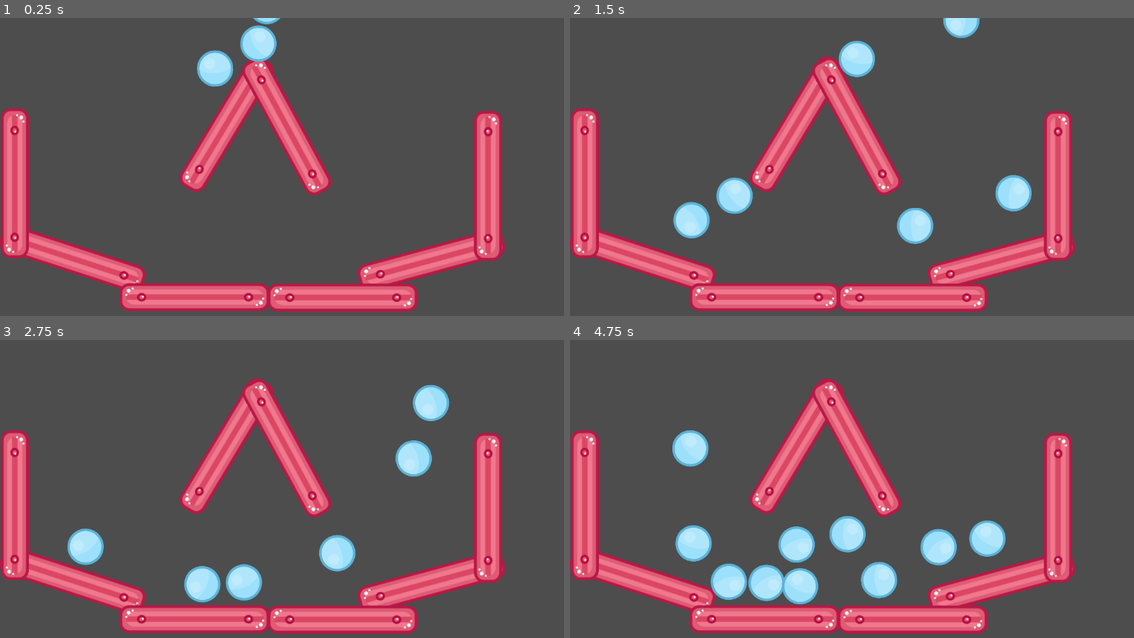
Above: before the commit, frames 1-4 (two rows, left to right).
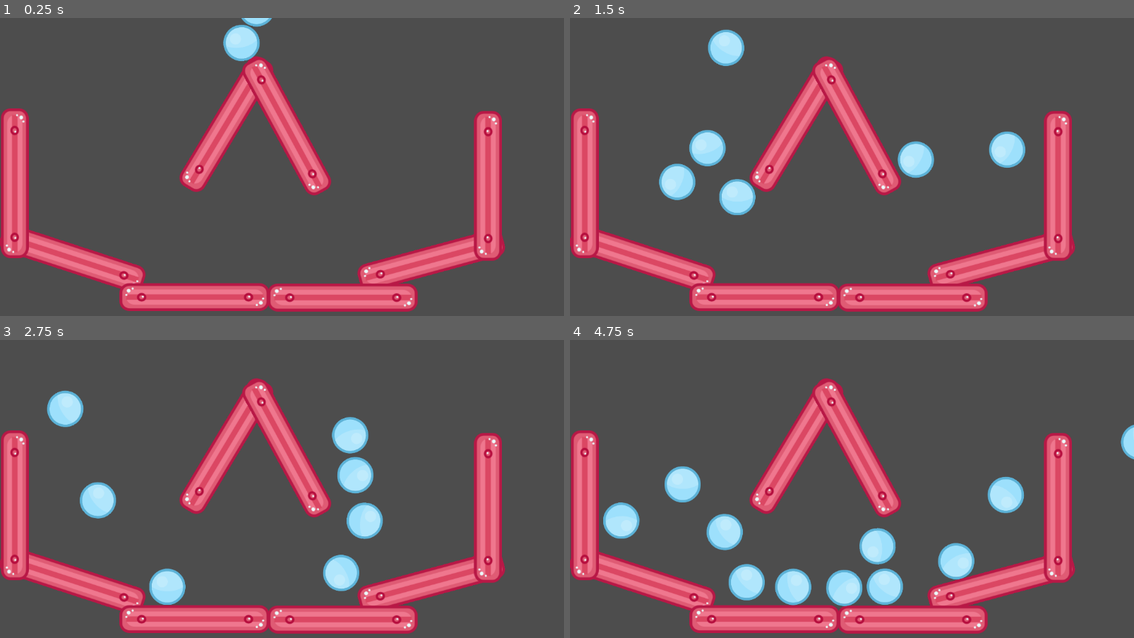
Above: after the commit, the same moments.

Repository: darthjimmy/godot_instancing_starter
Game: Godot game, scene res://Main.tscn
Same seed, same stepped clock (60 frames per second), same inputs: the game is played once before the commit and once after it.
Inputs (mouse positions are in pixels of both pictures, inside the frame that each line leads up to):
- Up to frame 1 (0.25 s): no input
- Up to frame 2 (1.5 s): move the mouse to (976, 161) at 0.52 s; press the mouse at (976, 161) at 0.53 s; move the mouse to (739, 193) at 1.27 s; release the mouse at (739, 193) at 1.28 s; click (739, 193) at 1.35 s
- Up to frame 3 (2.75 s): move the mouse to (338, 429) at 2.02 s; press the mouse at (338, 429) at 2.03 s
- Up to frame 4 (4.75 s): move the mouse to (823, 560) at 2.77 s; release the mouse at (823, 560) at 2.78 s; click (823, 560) at 2.85 s; move the mouse to (1021, 545) at 3.52 s; press the mouse at (1021, 545) at 3.53 s; move the mouse to (682, 450) at 4.27 s; release the mouse at (682, 450) at 4.28 s; click (682, 450) at 4.35 s

The runs differ from the first frame. In frame 1, 1.6% of the frame differs, in the area x 34-50%, y 0-24%; in frame 2, 6.3%; in frame 3, 7.9%; in frame 4, 10%, in the area x 5-100%, y 28-90%.

Commit message:
play with bounce settings

Diff:
--- a/Ball.tscn
+++ b/Ball.tscn
@@ -10,7 +10,6 @@
 
 [node name="Ball" type="RigidBody2D"]
 physics_material_override = SubResource("1")
-gravity_scale = 4.0
 
 [node name="Sprite2D" type="Sprite2D" parent="."]
 scale = Vector2(0.5, 0.5)
--- a/Main.tscn
+++ b/Main.tscn
@@ -27,10 +27,12 @@
 bounce = 0.5
 
 [sub_resource type="PhysicsMaterial" id="8"]
-bounce = 0.5
+bounce = 0.1
+absorbent = true
 
 [sub_resource type="PhysicsMaterial" id="9"]
-bounce = 0.5
+bounce = 0.1
+absorbent = true
 
 [node name="Main" type="Node"]
 script = ExtResource("1")
@@ -151,4 +153,4 @@
 
 [node name="Ball4" parent="." instance=ExtResource("2")]
 position = Vector2(526, -111)
-gravity_scale = 7.81
+gravity_scale = 1.025
